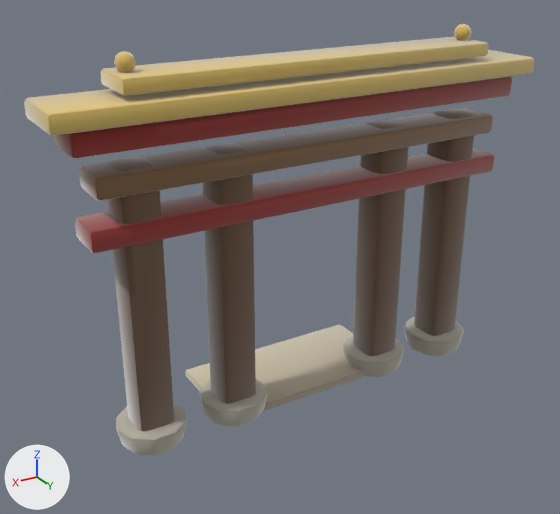
The glTF model assets/models/gates/8e727ab3.glb, before and after one commit.
Before and after are seen from a camera (50 mm lens) standing at (4.53, 6.91, 5.3) and looking at (0.19, -0.33, 1.67). The axes (+X, +Y, +Z) are drawn at lower left. The lights are the same throughout. The older version comes first. Vertices at exactly the same position are counted once.

The first picture shows 'gate_8e727ab3'.
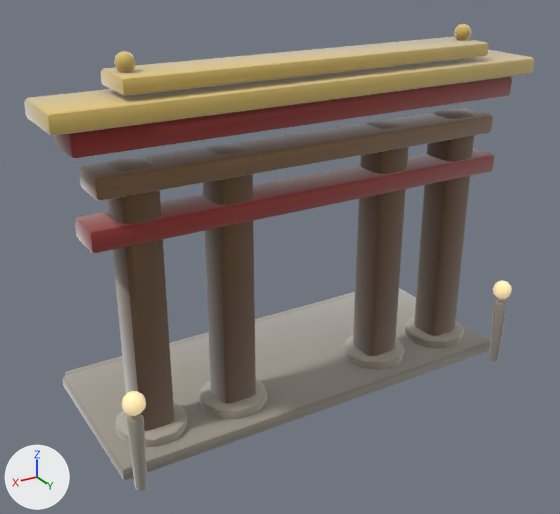
Boxes (x1, y1, x2, y2) around the edits, measured in the pictures (560 x 514 px):
'gate_8e727ab3', reshaped (8% taller): before (24, 24, 534, 456); after (24, 24, 534, 491)
part 1 of me_gate_8e727ab3, added: after (63, 288, 490, 480)
part 2 of me_gate_8e727ab3, added: after (493, 280, 512, 299)
part 3 of me_gate_8e727ab3, added (beige): after (122, 391, 146, 416)
part 4 of me_gate_8e727ab3, added: after (489, 299, 507, 361)
part 5 of me_gate_8e727ab3, added: after (126, 414, 148, 491)
part 6 of me_gate_8e727ab3, added (mostly hidden): after (65, 292, 355, 376)
part 7 of me_gate_8e727ab3, edited (looks the same): (24, 25, 534, 447) in both

The change, as a list of edits to the scene's bpy script:
```text
Add mat_clay__ffe2a8_0_95__ffe2a8:
    mat_clay__ffe2a8_0_95__ffe2a8 = bpy.data.materials.new('clay_#FFE2A8_0.95_#FFE2A8')
    # nodes: BsdfPrincipled, Mix, OutputMaterial, VertexColor
    # colours: beige #bca67a, beige #ffe2a8, mixed with the vertex colours
Add mat_clay__9e978a_0_93:
    mat_clay__9e978a_0_93 = bpy.data.materials.new('clay_#9E978A_0.93_-')
    # nodes: BsdfPrincipled, Mix, OutputMaterial, VertexColor
    # colours: grey #9e978a, mixed with the vertex colours
Change me_gate_8e727ab3:
    used by ob_gate_8e727ab3; location = (0.0, 0.0, 0.0)
    remove me_gate_8e727ab3.from_pydata(...)  # 1232 vertices, 2400 faces; spans x -2.9..2.9, y -1.0..0.42, z -0.02..4.24
    add me_gate_8e727ab3.from_pydata(...)  # 1732 vertices, 3372 faces; spans x -2.9..2.9, y -1.71..0.83, z -0.02..4.24
    me_gate_8e727ab3 part 1: the loose piece of 56 vertices spanning x -1.2..1.21, y -1.0..0.21, z -0.01..0.11 is copied, and the copy is multiplied about its middle by the matrix ((2.174, -0.026, -0.001), (0.0, 1.733, -0.001), (0.0, -0.022, 1.599)), then moved by (0.0, -0.1, 0.03), in mat_clay__9e978a_0_93; it spans x -2.6..2.61, y -1.55..0.55, z 0.0..0.16
    me_gate_8e727ab3 part 2: the loose piece of 52 vertices spanning x -2.15..-1.95, y -0.06..0.13, z 4.04..4.24 is copied, and the copy is scaled about its middle by (1.19, 1.19, 1.2), then moved by (-0.42, 0.68, -3.12), in mat_clay__ffe2a8_0_95__ffe2a8; it spans x -2.59..-2.35, y 0.61..0.83, z 0.9..1.14
    me_gate_8e727ab3 part 3: the loose piece of 52 vertices spanning x 1.95..2.15, y -0.06..0.13, z 4.04..4.24 is copied, and the copy is scaled about its middle by (1.22, 1.19, 1.19), then moved by (0.42, 0.68, -3.12), in mat_clay__ffe2a8_0_95__ffe2a8; it spans x 2.35..2.59, y 0.61..0.83, z 0.9..1.14
    me_gate_8e727ab3 part 4: a new loose piece of 114 vertices spanning x -2.55..-2.39, y 0.64..0.8, z 0.0..0.86, in mat_clay__9e978a_0_93
    me_gate_8e727ab3 part 5: a new loose piece of 114 vertices spanning x 2.39..2.56, y 0.64..0.8, z 0.0..0.86, in mat_clay__9e978a_0_93
    me_gate_8e727ab3 part 6: a new loose piece of 56 vertices spanning x -2.53..2.53, y -1.71..-1.37, z 0.0..0.12, in mat_clay__9e978a_0_93
    me_gate_8e727ab3 part 7: 2306 kept faces spanning x -2.9..2.9, y -1.0..0.42, z -0.02..4.23 get new vertex colours
    other edits to the shape of me_gate_8e727ab3 do not show in these pictures
    add me_gate_8e727ab3.materials.append(mat_clay__9e978a_0_93)
    add me_gate_8e727ab3.materials.append(mat_clay__ffe2a8_0_95__ffe2a8)
```
